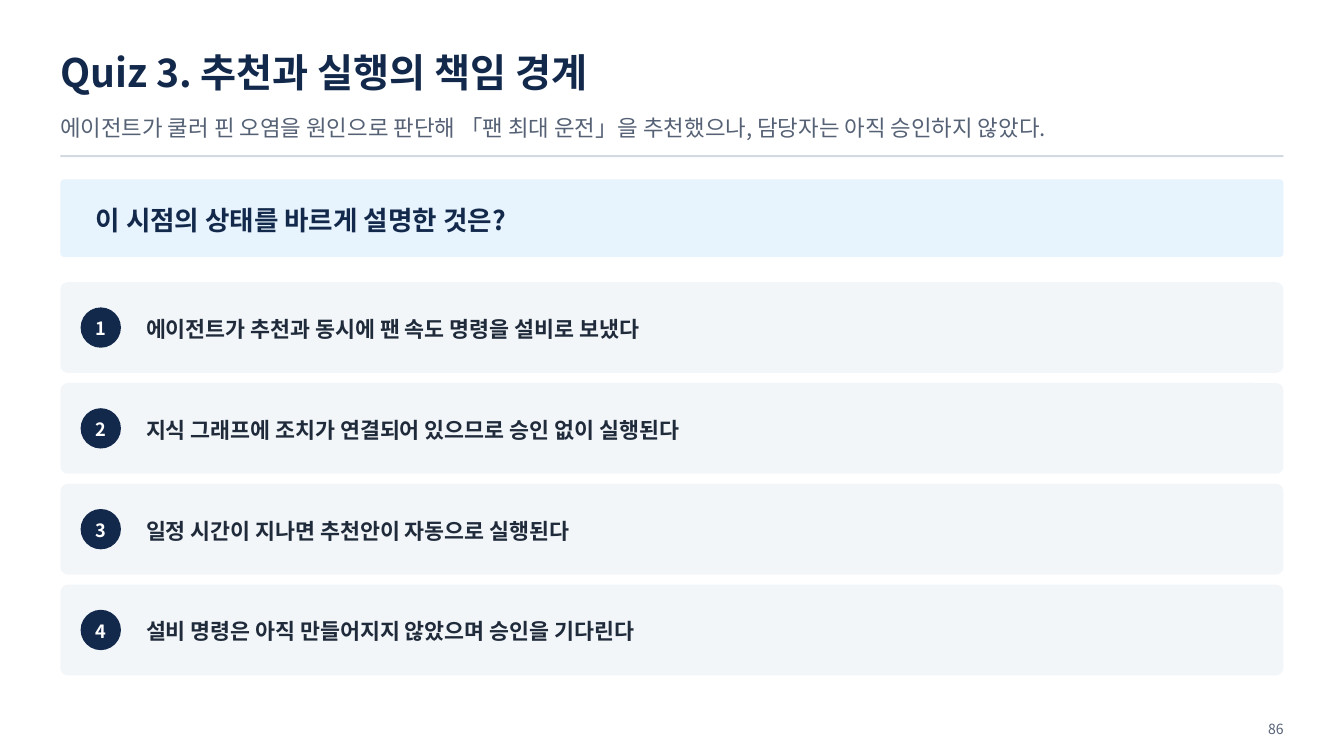
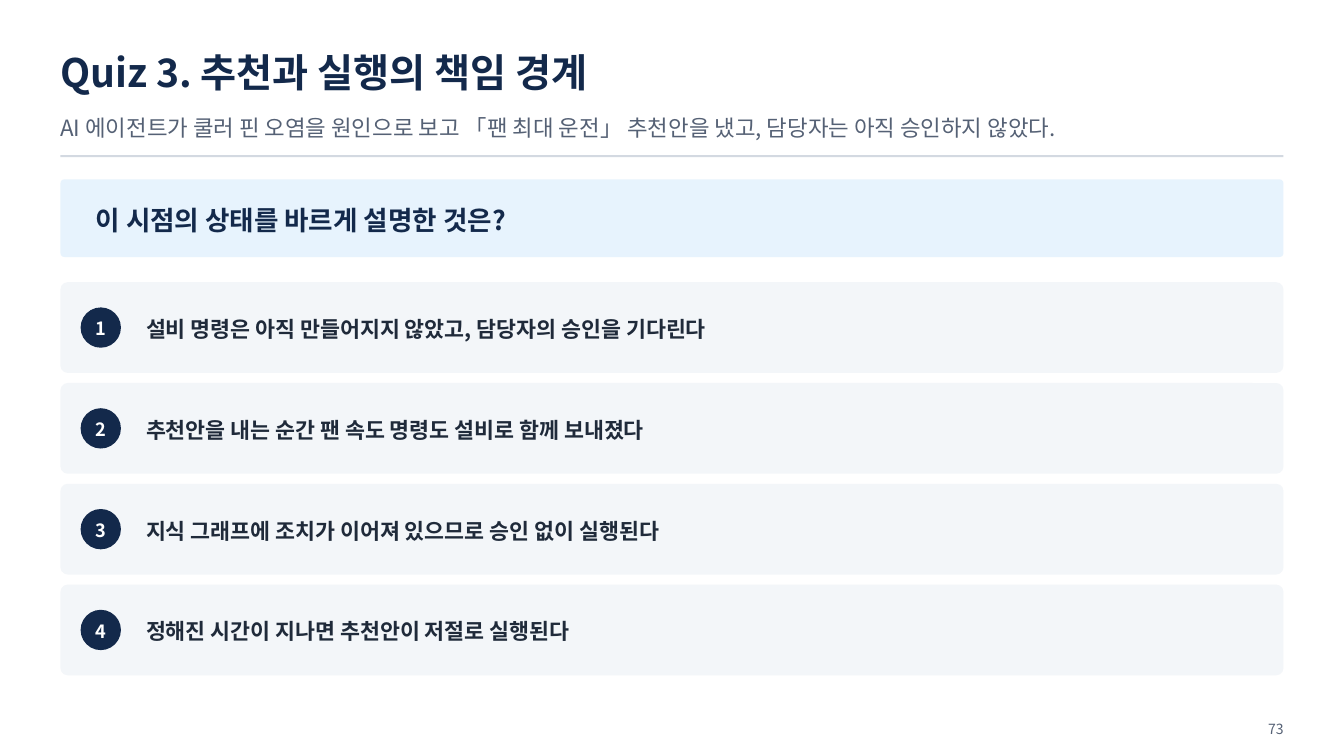
Before and after one commit to uengine-oss/hyd-iot-edu, a slide deck: slide 73 of workspace/강의제작/산출물/통합반/이론/01회차/통합반_01일차.pptx (slide 86 before the commit). Drawn at 1344x756 pixels with LibreOffice and Linux fonts; fonts in the diff are those of the drawing. Boxes give left, top, right and bottom in pixels: in the first picture for what was removed or moved away, otherwise in the second. Text is boxed around its words. In the diff, an @@ line names an element or a change of style, - is before the commit and + after.

Commit message:
1회차 이론 덱 01 · 02 · 03편 마무리와 다른 계정 인계: 02편 적대적 검토 15건 반영(사용자 「다 고쳐」 — 관제 자리 · MQTT 방향 · 화면에 없던 말 · 같은 꼴 반복, 새 삽화 5), 03편 재편 「온톨로지란 무엇이고 왜 필요한가」(앞다리 뺌, 무엇 5 · 왜 3 · 쓰이는 법 5 · 있으면 4, 검토 20건 반영, 새 삽화), 덱 87 → 74장 · 확정 PPTX 같은 판(장빼기 · 장교체 · 쪽번호맞춤 · 노트주입), 02편 대본 새 판, 01편 대본 1장 유압 설비 이름만. 지침 대본 S-4(풀 자리 먼저 정하기 · 한 마디 되짚기) · 덱 자료(장 수 바뀌는 고침), 도구 장구간교체 · 장빼기 · 쪽번호맞춤, 작업 폴더를 커밋되는 근거 폴더로(인계). 03편 대본은 옛 판 — 다음 세션이 새로 씀

```diff
--- a/workspace/강의제작/산출물/통합반/이론/01회차/통합반_01일차.pptx
+++ b/workspace/강의제작/산출물/통합반/이론/01회차/통합반_01일차.pptx
@@ text at (x1=60, y1=117, x2=1055, y2=140): text changed @@
-에이전트가 쿨러 핀 오염을 원인으로 판단해 「팬 최대 운전」을 추천했으나, 담당자는 아직 승인하지 않았다.
+AI 에이전트가 쿨러 핀 오염을 원인으로 보고 「팬 최대 운전」 추천안을 냈고, 담당자는 아직 승인하지 않았다.
@@ text at (x1=146, y1=318, x2=706, y2=342): text changed @@
-에이전트가 추천과 동시에 팬 속도 명령을 설비로 보냈다
+설비 명령은 아직 만들어지지 않았고, 담당자의 승인을 기다린다
@@ text at (x1=146, y1=419, x2=644, y2=440): text changed @@
-지식 그래프에 조치가 연결되어 있으므로 승인 없이 실행된다
+추천안을 내는 순간 팬 속도 명령도 설비로 함께 보내졌다
@@ text at (x1=146, y1=520, x2=659, y2=541): text changed @@
-일정 시간이 지나면 추천안이 자동으로 실행된다
+지식 그래프에 조치가 이어져 있으므로 승인 없이 실행된다
@@ text at (x1=146, y1=620, x2=570, y2=641): text changed @@
-설비 명령은 아직 만들어지지 않았으며 승인을 기다린다
+정해진 시간이 지나면 추천안이 저절로 실행된다
@@ text at (x1=1268, y1=723, x2=1284, y2=734): text changed @@
-86
+73
```
Also in this commit, not shown: 32 other slides changed, 9 slides added, 22 slides removed, 30 other files.
